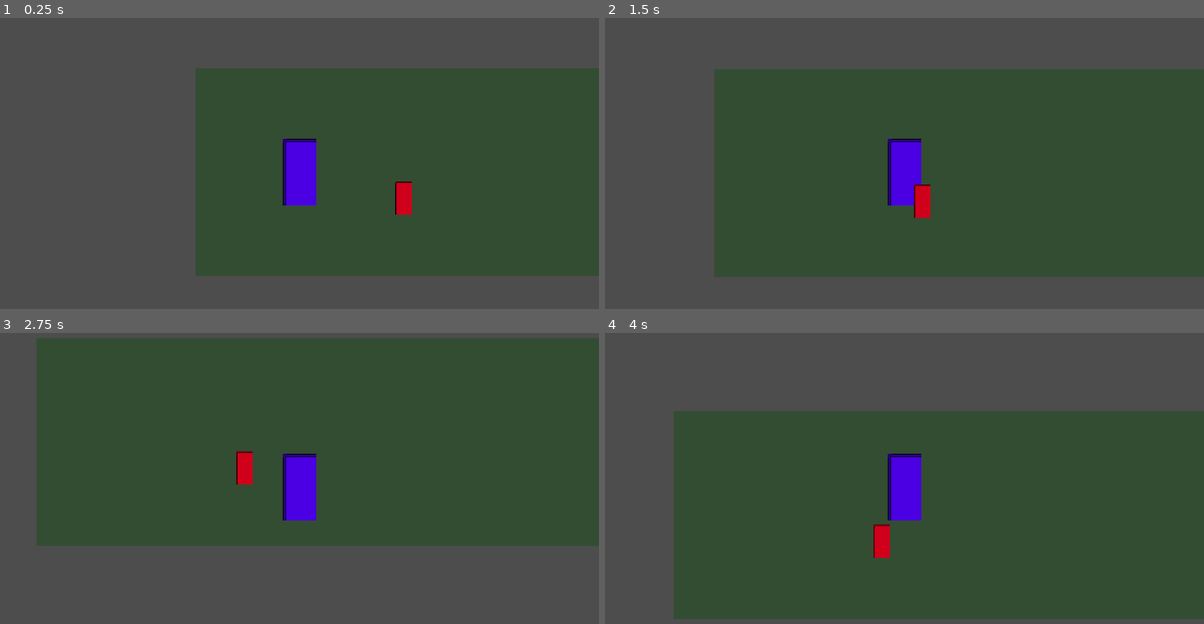
Above: before the commit, frames 1-4 (two rows, left to right).
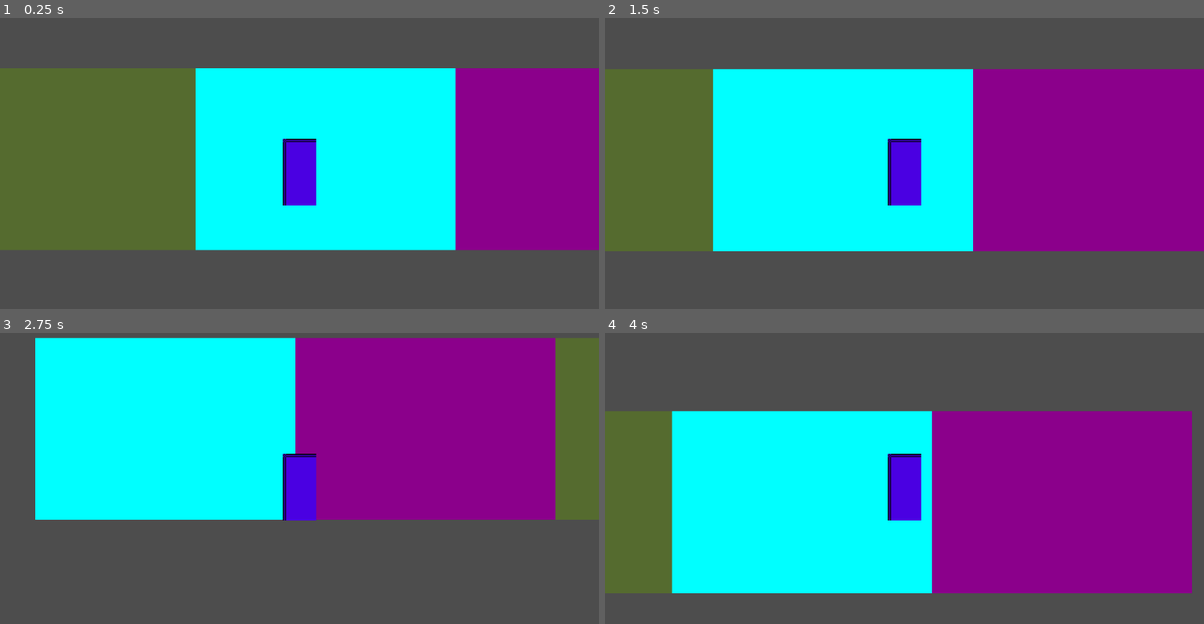
Above: after the commit, the same moments.

Repository: wmichelin/sideskate
Game: Godot game, scene res://scenes/Main.tscn
Two runs of this game, one before a commit and one after it. Both use one fixed random seed, a clock stepped at 60 frames per second and the inputs below.
Inputs:
- Up to frame 1 (0.25 s): no input
- Up to frame 2 (1.5 s): tap Enter at 0.5 s; hold D (right) 0.53-1.28 s; tap Space (jump) at 0.6, 0.77, 1.07, 1.35 s; hold S (down) from 1.28 s (still down)
- Up to frame 3 (2.75 s): tap Space (jump) at 1.52, 1.82, 2.1 s; release S (down) at 2.03 s; hold D (right) from 2.03 s (still down)
- Up to frame 4 (4 s): release D (right) at 2.78 s; hold W (up) 2.78-3.53 s; tap Space (jump) at 2.85, 3.02, 3.32, 3.6, 3.77 s; hold A (left) from 3.53 s (still down)

The runs differ from the first frame. In frame 1, 67% of the frame differs, in the area x 0-100%, y 17-89%; in frame 2, 69%; in frame 3, 66%; in frame 4, 69%, in the area x 0-100%, y 26-99%.

Commit message:
Implement infinite horizontal tiling

Diff:
--- a/project.godot
+++ b/project.godot
@@ -14,6 +14,15 @@
 run/main_scene="res://scenes/Main.tscn"
 config/features=PackedStringArray("4.4", "Forward Plus")
 config/icon="res://assets/icon.svg"
+
+[autoload]
+
+CharacterUtils="*res://scripts/autoload/character_utils.gd"
+Constants="*res://scripts/autoload/constants.gd"
+
+[display]
+
+window/size/mode=2
 
 [input]
 
--- /dev/null
+++ b/scenes/GroundSection.tscn
@@ -0,0 +1,20 @@
+[gd_scene load_steps=3 format=3 uid="uid://be4bvadg3pmja"]
+
+[ext_resource type="Script" uid="uid://c1jr3ujs78dh1" path="res://scripts/GroundSection.gd" id="1_lk5mp"]
+
+[sub_resource type="RectangleShape2D" id="RectangleShape2D_1"]
+size = Vector2(500, 250)
+
+[node name="GroundSection" type="Node2D"]
+script = ExtResource("1_lk5mp")
+
+[node name="Background" type="ColorRect" parent="."]
+offset_right = 500.0
+offset_bottom = 250.0
+color = Color(0.368217, 0.0820493, 0.562017, 1)
+
+[node name="AreaDetector" type="Area2D" parent="."]
+
+[node name="CollisionShape2D" type="CollisionShape2D" parent="AreaDetector"]
+position = Vector2(250, 125)
+shape = SubResource("RectangleShape2D_1")
--- a/scenes/Main.tscn
+++ b/scenes/Main.tscn
@@ -1,38 +1,15 @@
-[gd_scene load_steps=5 format=3 uid="uid://b6l0kmbq6qwl"]
+[gd_scene load_steps=4 format=3 uid="uid://b6l0kmbq6qwl"]
 
 [ext_resource type="Script" uid="uid://copbsk63s44ms" path="res://scripts/Level.gd" id="1_rarhs"]
 [ext_resource type="PackedScene" uid="uid://b8l2kmbq6qwl" path="res://scenes/Player.tscn" id="1_rvslj"]
-[ext_resource type="PackedScene" uid="uid://dam3nop4rstu" path="res://scenes/Enemy.tscn" id="2_0bbpv"]
 [ext_resource type="Script" uid="uid://bjskcshmkxi7y" path="res://scripts/GroundController.gd" id="3_0bbpv"]
 
 [node name="Level" type="Node2D"]
 script = ExtResource("1_rarhs")
 
-[node name="Player" parent="." groups=["Players"] instance=ExtResource("1_rvslj")]
+[node name="Player" parent="." groups=["Characters", "Players"] instance=ExtResource("1_rvslj")]
 position = Vector2(200, 200)
 motion_mode = 1
 
-[node name="Enemy" parent="." groups=["Enemies"] instance=ExtResource("2_0bbpv")]
-position = Vector2(400, 250)
-
-[node name="Ground" type="Node2D" parent="."]
+[node name="GroundController" type="Node2D" parent="."]
 script = ExtResource("3_0bbpv")
-
-[node name="Ground Alpha" type="Node" parent="Ground"]
-
-[node name="Background" type="ColorRect" parent="Ground/Ground Alpha"]
-offset_right = 1200.0
-offset_bottom = 400.0
-color = Color(0.2, 0.3, 0.2, 1)
-
-[node name="Ground Gamma" type="Node" parent="Ground"]
-
-[node name="Background" type="ColorRect" parent="Ground/Ground Gamma"]
-offset_left = 1200.0
-offset_right = 2400.0
-offset_bottom = 400.0
-color = Color(0.2, 0.3, 0.2, 1)
-
-[node name="Bottom Anchor" type="Node2D" parent="Ground"]
-
-[node name="Top Anchor" type="Node2D" parent="Ground"]
--- a/scripts/GroundController.gd
+++ b/scripts/GroundController.gd
@@ -1,26 +1,108 @@
-extends Node2D
+@tool
 
-# References to scene nodes - assign in editor or use groups
-@export var player: Player
-@export var enemy: Enemy
-@onready var top_anchor: Node2D = $"Top Anchor"
-@onready var bottom_anchor: Node2D = $"Bottom Anchor"
+class_name GroundController extends Node
+
+var NUM_GROUND_SECTIONS = 3
+var SECTION_HEIGHT = 350
+var SECTION_WIDTH = 500
+var _ground_sections: Array[GroundSection] = []
+var left_idx = 0 # used to calculate left + right offset for infinite floor
+
+# Character tracking for intersection detection
+var _characters: Array[Node] = []
+var _original_colors: Array[Color] = []  # Store original colors for restoration
+
 
 # Alternative: find by groups if nodes are added to groups
 func _find_nodes_by_groups():
-	if not player:
-		player = get_tree().get_first_node_in_group("Player")
-	if not enemy:
-		enemy = get_tree().get_first_node_in_group("Enemies")
+	if Engine.is_editor_hint():
+		return  # Don't find characters in editor
+	_characters = get_tree().get_nodes_in_group("Characters")
+	print("Found ", _characters.size(), " characters for intersection tracking")
+
+func _debug_print_ground_section(ground_section: GroundSection) -> void:
+	print("========== GROUND SECTION DEBUG ==========")
+	print("Node Name: ", ground_section.name)
+	print("Node Type: ", ground_section.get_class())
+	print("Is Valid: ", is_instance_valid(ground_section))
+
+func _update_ground_sections():
+	var i = 0
+	print("debug ", "iter ground sections")
+	for ground_section in self._ground_sections:
+		ground_section.set_size(SECTION_WIDTH, SECTION_HEIGHT)
+		ground_section.set_position_x(SECTION_WIDTH * i)
+		i += 1
+		_debug_print_ground_section(ground_section)
+
+
+func _init() -> void:
+	for i in range(NUM_GROUND_SECTIONS):
+		var ground_section = GroundSection.NewGroundSection(i)
+		self._ground_sections.append(ground_section)
+		# Store original color before adding to scene
+		_original_colors.append(ground_section.color)
+		add_child(ground_section)
+		# Connect to section entry signal
+		ground_section.character_entered_section.connect(_on_character_entered_section)
+
+	self._update_ground_sections()
 
 func _ready():
+	#_update_width_live()
 	_find_nodes_by_groups()
+	_update_ground_sections()
 	# Verify all references are valid
-	if not player:
-		print_debug("Warning: Player reference not found")
-	if not enemy:
-		print_debug("Warning: Enemy reference not found")
-	if not top_anchor:
-		print_debug("Warning: Top Anchor reference not found")
-	if not bottom_anchor:
-		print_debug("Warning: Bottom Anchor reference not found")
+	#if not characters:
+		#return
+
+func _on_character_entered_section(section: GroundSection, character: Node2D):
+	var section_index = _ground_sections.find(section)
+	if section_index == -1:
+		return
+
+	print("Character entered section ", section_index)
+
+	# Check if player entered leftmost section (index 0)
+	if section_index == 0:
+		print("Player in leftmost section - moving rightmost section to left")
+		_move_rightmost_section_to_left()
+
+	# Check if player entered rightmost section (last index)
+	elif section_index == NUM_GROUND_SECTIONS - 1:
+		print("Player in rightmost section - moving leftmost section to right")
+		_move_leftmost_section_to_right()
+
+func _move_rightmost_section_to_left():
+	_move_section_to_opposite_side(false)
+
+func _move_leftmost_section_to_right():
+	_move_section_to_opposite_side(true)
+
+func _move_section_to_opposite_side(move_left_to_right: bool):
+	var source_section: GroundSection
+	var target_section: GroundSection
+	var position_offset: float
+
+	if move_left_to_right:
+		source_section = _ground_sections[0]
+		target_section = _ground_sections[NUM_GROUND_SECTIONS - 1]
+		position_offset = SECTION_WIDTH
+	else:
+		source_section = _ground_sections[NUM_GROUND_SECTIONS - 1]
+		target_section = _ground_sections[0]
+		position_offset = -SECTION_WIDTH
+
+	# Position the source section next to the target section
+	source_section.position.x = target_section.position.x + position_offset
+
+	# Reorder array
+	_ground_sections.erase(source_section)
+	if move_left_to_right:
+		_ground_sections.push_back(source_section)
+	else:
+		_ground_sections.push_front(source_section)
+
+func player_did_jump() -> void:
+	for ground_section in self._ground_sections:
+		_debug_print_ground_section(ground_section)
--- /dev/null
+++ b/scripts/GroundSection.gd
@@ -0,0 +1,58 @@
+extends Node2D
+class_name GroundSection
+
+# Signal emitted when a character enters this section
+signal character_entered_section(section: GroundSection, character: Node2D)
+
+# Scene references
+@onready var background: ColorRect = $Background
+@onready var area_detector: Area2D = $AreaDetector
+@onready var collision_shape: CollisionShape2D = $AreaDetector/CollisionShape2D
+var color = Color.DEEP_PINK
+
+static func NewGroundSection(idx: int) -> GroundSection:
+	var scene = preload("res://scenes/GroundSection.tscn")
+	var section: GroundSection = scene.instantiate()
+	section.color = colorChoices[idx % colorChoices.size()]
+	return section
+
+func set_size(width: int, height: int) -> GroundSection:
+	if background:
+		background.size.x = width
+		background.size.y = height
+	if collision_shape and collision_shape.shape:
+		# Make collision area span full viewport height for X-only detection
+		var viewport_height = get_viewport().get_visible_rect().size.y
+		collision_shape.shape.size = Vector2(width, viewport_height * 2)
+		collision_shape.position.y = -viewport_height / 2
+	return self
+
+func set_position_x(pos_x: int) -> GroundSection:
+	position.x = pos_x
+	return self
+
+func _ready():
+	# Set initial color
+	if background:
+		background.color = self.color
+
+	# Connect Area2D signals
+	if area_detector:
+		area_detector.body_entered.connect(_on_character_entered)
+		area_detector.body_exited.connect(_on_character_exited)
+		print("Connected area detection signals for GroundSection")
+
+func _on_character_entered(body: Node2D):
+	if body.is_in_group("Characters") and background:
+		character_entered_section.emit(self, body)
+
+func _on_character_exited(body: Node2D):
+	print("Character exited: ", body.name)
+	if body.is_in_group("Characters") and background:
+		background.color = self.color
+
+static var colorChoices: Array[Color] = [
+	Color.CYAN,
+	Color.DARK_MAGENTA,
+	Color.DARK_OLIVE_GREEN,
+]
--- a/scripts/Level.gd
+++ b/scripts/Level.gd
@@ -1,7 +1,7 @@
 extends Node
 
 @onready var player: Player = $Player
-@onready var Ground: Node2D = $Ground
+@onready var ground: GroundController = $GroundController
 
 func _ready():
 	# Connect to player signals
@@ -12,7 +12,7 @@
 		print("Level: Warning - Player node not found")
 
 func _on_player_jumped():
-	print("Level: Player jumped! Could trigger screen shake, sound effects, etc.")
+	ground.player_did_jump()
 	# Add any level-wide reactions to player jumping here
 	# Examples:
 	# - Screen shake
--- /dev/null
+++ b/scripts/autoload/character_utils.gd
@@ -0,0 +1,3 @@
+static func foo_characters(characters: Array[Node]):
+	for character in characters:
+		print(character)
--- /dev/null
+++ b/scripts/autoload/constants.gd
@@ -0,0 +1 @@
+@export var GROUND_SECTION_WIDTH = 500
--- a/scripts/autoload/player_utils.gd
+++ /dev/null
@@ -1,7 +0,0 @@
-extends Node
-
-class_name PlayerUtils
-
-static func foo_players(players: Array[Player]):
-	for player in players:
-		print(player)
Not shown, added: scripts/GroundSection.gd.uid
Renamed: scripts/autoload/player_utils.gd.uid -> scripts/autoload/character_utils.gd.uid
Not shown, added: scripts/autoload/constants.gd.uid
